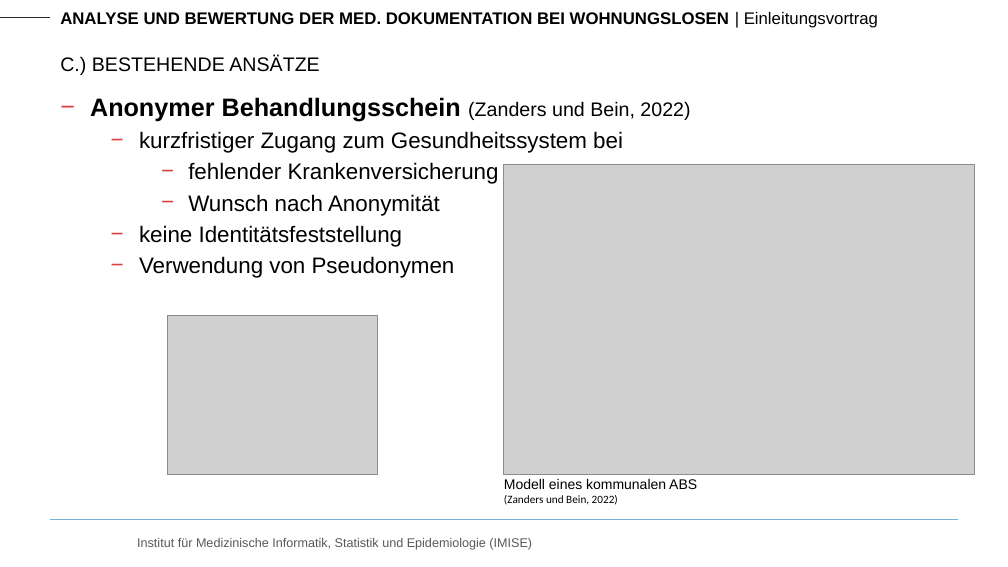
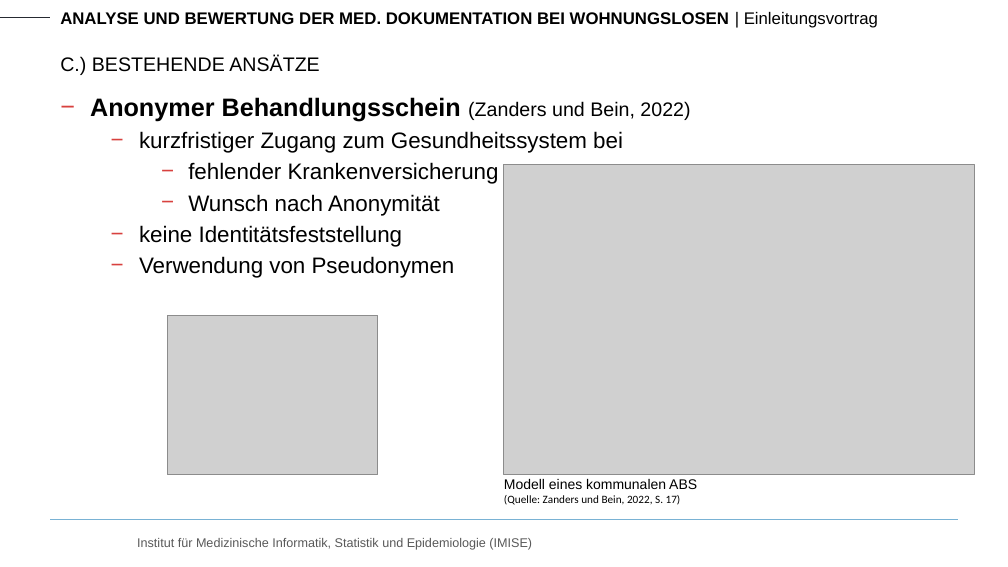
Before and after one commit to RoKuen/masterthesis, a slide deck: slide 10 of Presentations/1_presentation.pptx. Drawn at 1008x567 pixels with LibreOffice and Linux fonts; fonts in the diff are those of the drawing; grey boxes stand for pictures; background and template pictures are left out. Boxes give left, top, right and bottom in pixels: in the first picture for what was removed or moved away, otherwise in the second. Text is boxed around its words. In the diff, an @@ line names an element or a change of style, - is before the commit and + after.

```diff
--- a/Presentations/1_presentation.pptx
+++ b/Presentations/1_presentation.pptx
@@ text at bbox=[504, 495, 681, 505]: text changed @@
-(Zanders und Bein, 2022)
+(Quelle: Zanders und Bein, 2022, S. 17)
```
Also in this commit, not shown: 6 other slides changed.
